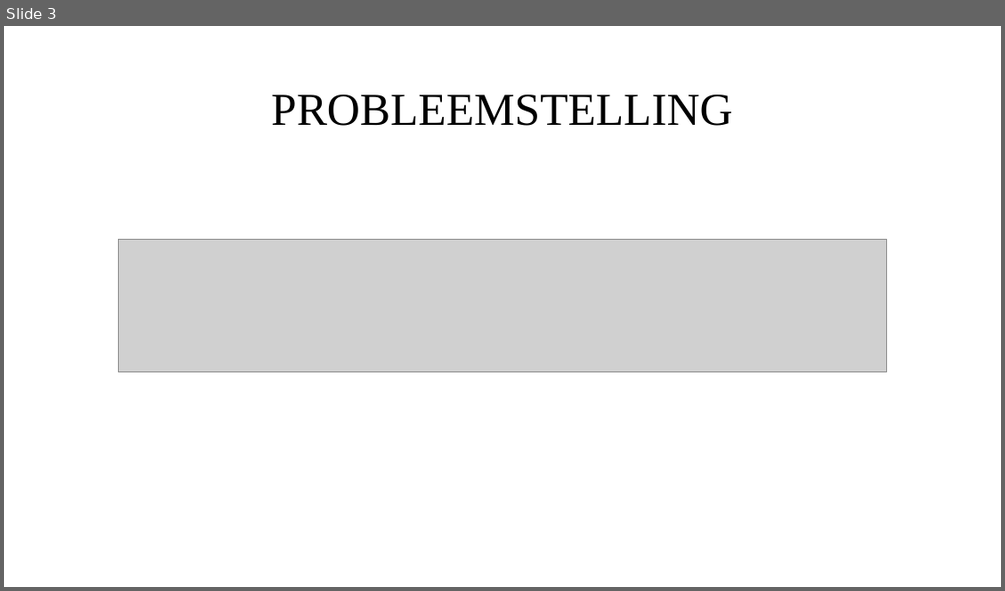
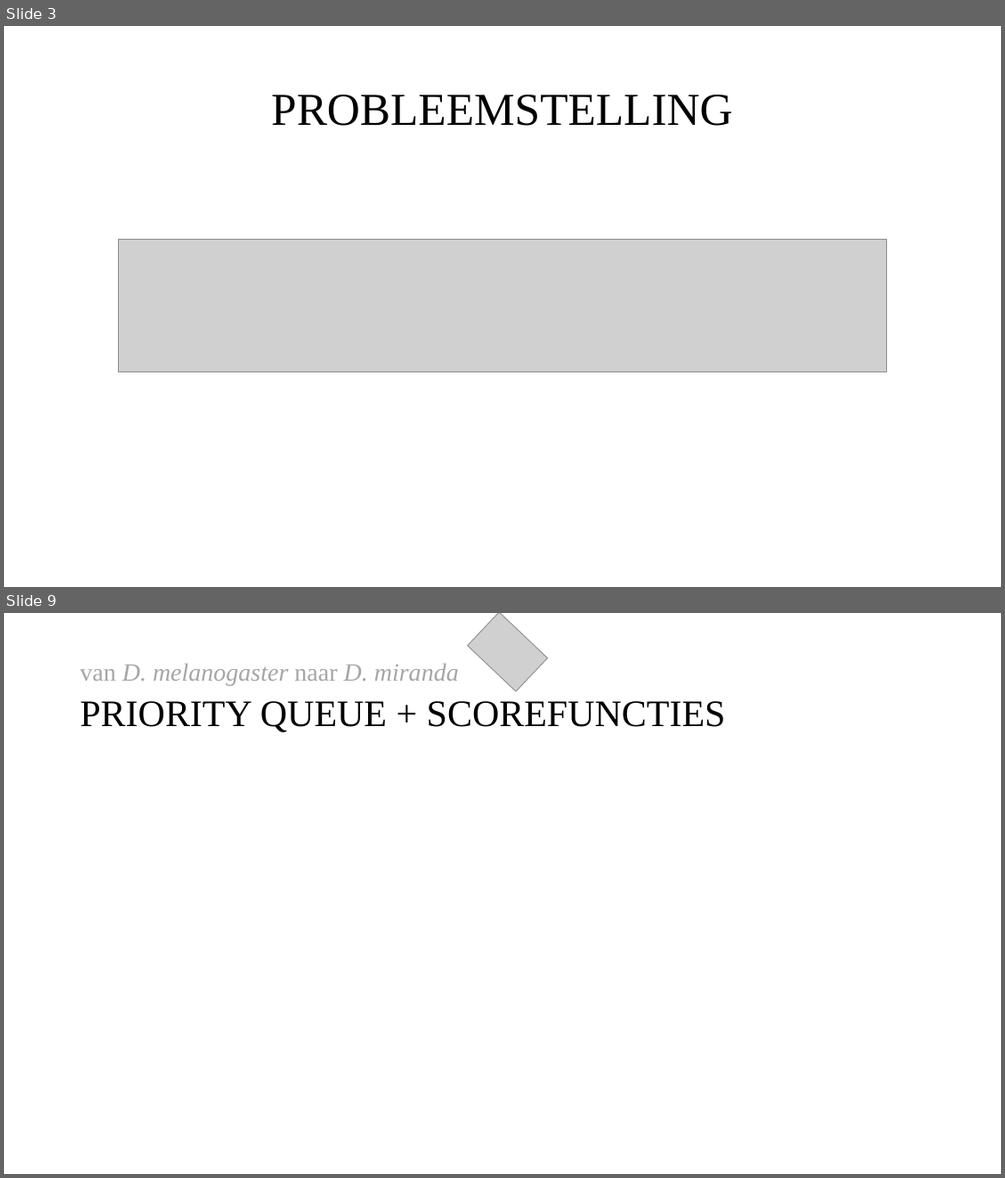
Before and after one commit to Leanderrr/fruitvliegen, a slide deck: verslaglegging en presentaties/Powerpont 1.pptx. Shown one above the other, each under a label of ours: slide 3 before the commit, slides 3 and 9 after it; the slides between them are not shown. The pictures are 1005x591 and 1005x1178 pixels, drawn with LibreOffice and Linux fonts; fonts in the diff are those of the drawing; grey boxes stand for pictures. Boxes give left, top, right and bottom in pixels: in the first picture for what was removed or moved away, otherwise in the second. Text is boxed around its words. In the diff, an @@ line names an element or a change of style, - is before the commit and + after.

```diff
--- a/verslaglegging en presentaties/Powerpont 1.pptx
+++ b/verslaglegging en presentaties/Powerpont 1.pptx
@@ slide 9 added at bbox=[4, 613, 1001, 1174], background #FFFFFF @@
@@ picture added at bbox=[468, 613, 548, 691] @@
@@ text added at bbox=[80, 664, 726, 732], 24 pt, text #A6A6A6 @@
+van D. melanogaster naar D. miranda
+PRIORITY QUEUE + SCOREFUNCTIES
```
Also in this commit, not shown: 5 slides changed, 4 other slides added, 3 slides removed, 1 other file.
